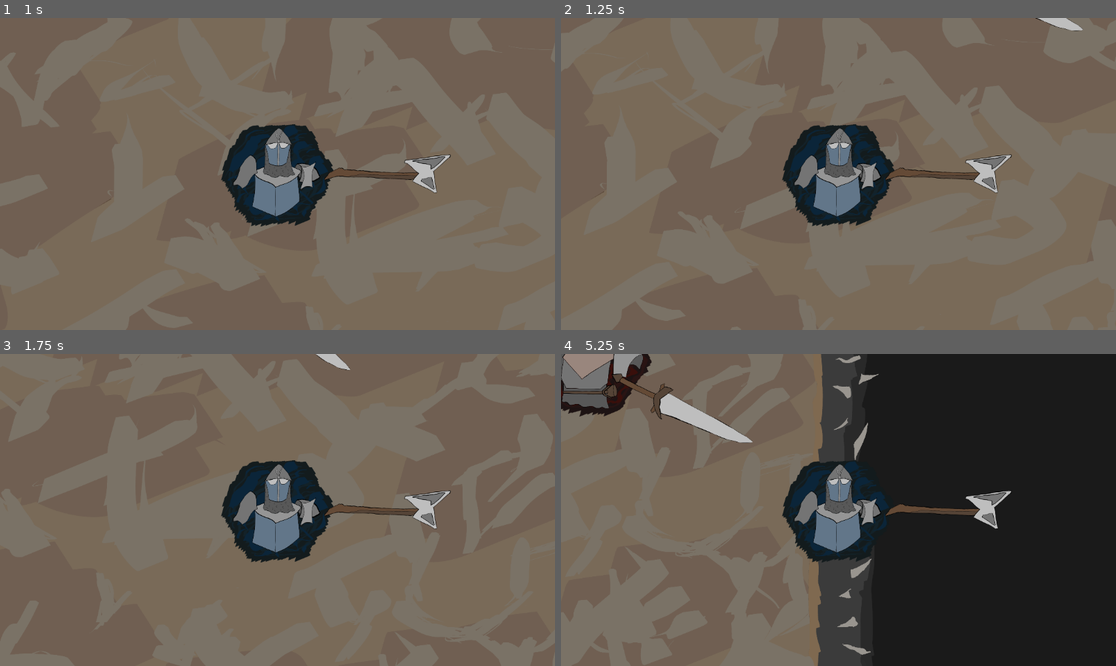
Above: before the commit, frames 1-4 (two rows, left to right).
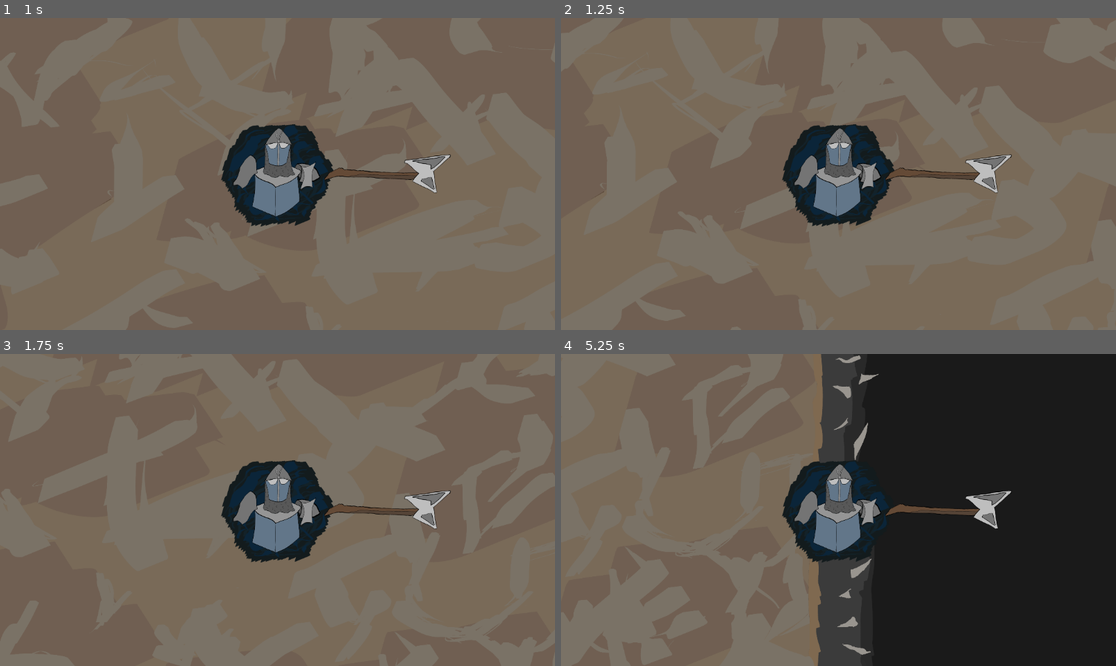
Above: after the commit, the same moments.

Repository: Wiolarz/Polyspear
Game: Godot game, scene res://help/FinishedGame.tscn
Two runs of this game, one before a commit and one after it. Both use one fixed random seed, a clock stepped at 60 frames per second and the inputs below.
Inputs:
- Up to frame 1 (1 s): tap Enter at 0.5 s; hold Right from 0.53 s (still down); tap S (KEY_DOWN) at 0.6 s
- Up to frame 2 (1.25 s): keep holding Right
- Up to frame 3 (1.75 s): release Right at 1.28 s; hold Down from 1.28 s (still down); tap A (KEY_LEFT) at 1.35 s
- Up to frame 4 (5.25 s): release Down at 2.03 s; hold Right 2.03-2.78 s; tap one key every 0.75 s from 2.1 s: D (KEY_RIGHT) Q (KEY_ROTATE_LEFT) E (KEY_ROTATE_RIGHT) W (KEY_UP) S (KEY_DOWN); hold Up 2.78-3.53 s; hold Left 3.53-5.03 s; hold Down from 5.03 s (still down)

Frame 1 is identical in both runs. In frame 2, 0.2% of the frame differs, in the area x 85-94%, y 0-5%; in frame 3, 0.1%; in frame 4, 3.4%, in the area x 0-35%, y 0-29%.

Commit message:
added basic spawner

Diff:
--- a/Scenes/enemy.gd
+++ b/Scenes/enemy.gd
@@ -12,10 +12,13 @@
 @export var speed = 8
 
 
-@export var player : Node2D
+var player : Node2D
+
+
 
 func _ready():
-	player = player.get_node("PlayerMovement")
+	player = $"../../Player/PlayerMovement"
+
 
 
 func _physics_process(_delta):
@@ -23,15 +26,31 @@
 	var p_direction = fmod(rad_to_deg(move_tool.global_position.angle_to_point(player.global_position)) + 360, 360) # - 360
 	var current_rotation = fmod(rotate_tool.rotation_degrees + 360, 360)
 	var goal_direction = p_direction - current_rotation
-	goal_direction = fmod(goal_direction + 360, 360)
 
-	if goal_direction > 180:
-		goal_direction -= 360
 
 	print(goal_direction, "  ", p_direction, "   ", current_rotation)
 
+	if abs(goal_direction) > 180:
+		goal_direction *= -1
 
-	rotate_tool.direction_change(clamp(goal_direction, -1, 1))
+
+	rotate_tool.direction_change(clamp(goal_direction, -3, 3))
+
+
+
+
+#	var p_direction = fmod(rad_to_deg(move_tool.global_position.angle_to_point(player.global_position)) + 360, 360) # - 360
+#	var current_rotation = fmod(rotate_tool.rotation_degrees + 360, 360)
+#	var goal_direction = p_direction - current_rotation
+#	goal_direction = fmod(goal_direction + 360, 360)
+#
+#	if goal_direction > 180:
+#		goal_direction -= 360
+#
+#	print(goal_direction, "  ", p_direction, "   ", current_rotation)
+#
+#
+#	rotate_tool.direction_change(clamp(goal_direction, -1, 1))
 
 
 
--- a/help/FinishedGame.tscn
+++ b/help/FinishedGame.tscn
@@ -5,8 +5,8 @@
 [ext_resource type="Texture2D" uid="uid://dv2sn6vodp7lf" path="res://ART/corner.png" id="3_aiy8k"]
 [ext_resource type="Texture2D" uid="uid://sk8fb3xi31rx" path="res://ART/edge_of_the_map.png" id="4_mx5m8"]
 [ext_resource type="PackedScene" uid="uid://daxr8sv6kdpxx" path="res://Scenes/player.tscn" id="5_j8n4m"]
-[ext_resource type="PackedScene" uid="uid://wgfq10in4r43" path="res://Scenes/enemy.tscn" id="6_6u5ac"]
 [ext_resource type="Script" path="res://Scripts/Menu.gd" id="8_ntbbl"]
+[ext_resource type="Script" path="res://help/Spawner.gd" id="8_ybcdt"]
 
 [node name="Finished_Game" type="Node"]
 script = ExtResource("1_bsm64")
@@ -31,9 +31,10 @@
 
 [node name="Player" parent="." instance=ExtResource("5_j8n4m")]
 
-[node name="Enemy" parent="." node_paths=PackedStringArray("player") instance=ExtResource("6_6u5ac")]
-position = Vector2(1237, -1370)
-player = NodePath("../Player")
-
 [node name="Menu" type="Node" parent="."]
 script = ExtResource("8_ntbbl")
+
+[node name="Spawner" type="Node2D" parent="." node_paths=PackedStringArray("player")]
+position = Vector2(-1749, -1151)
+script = ExtResource("8_ybcdt")
+player = NodePath("../Player")
--- /dev/null
+++ b/help/Spawner.gd
@@ -0,0 +1,27 @@
+extends Node2D
+
+@export var player : Node2D
+
+
+var enemy_scene = load("res://Scenes/enemy.tscn")
+#@onready var enemy = enemy_scene.instantiate()
+var countdown = 0
+
+
+
+func spawn():
+	var enemy = enemy_scene.instantiate()
+	add_child(enemy)
+	var side = 8000
+	if randf() > 0.5:
+		side = -4000
+	enemy.position = Vector2(side, randf_range(-4000, 4000))
+
+
+
+# Called every frame. 'delta' is the elapsed time since the previous frame.
+func _physics_process(delta):
+	countdown += 1
+
+	if countdown % 60 == 1:
+		spawn()
